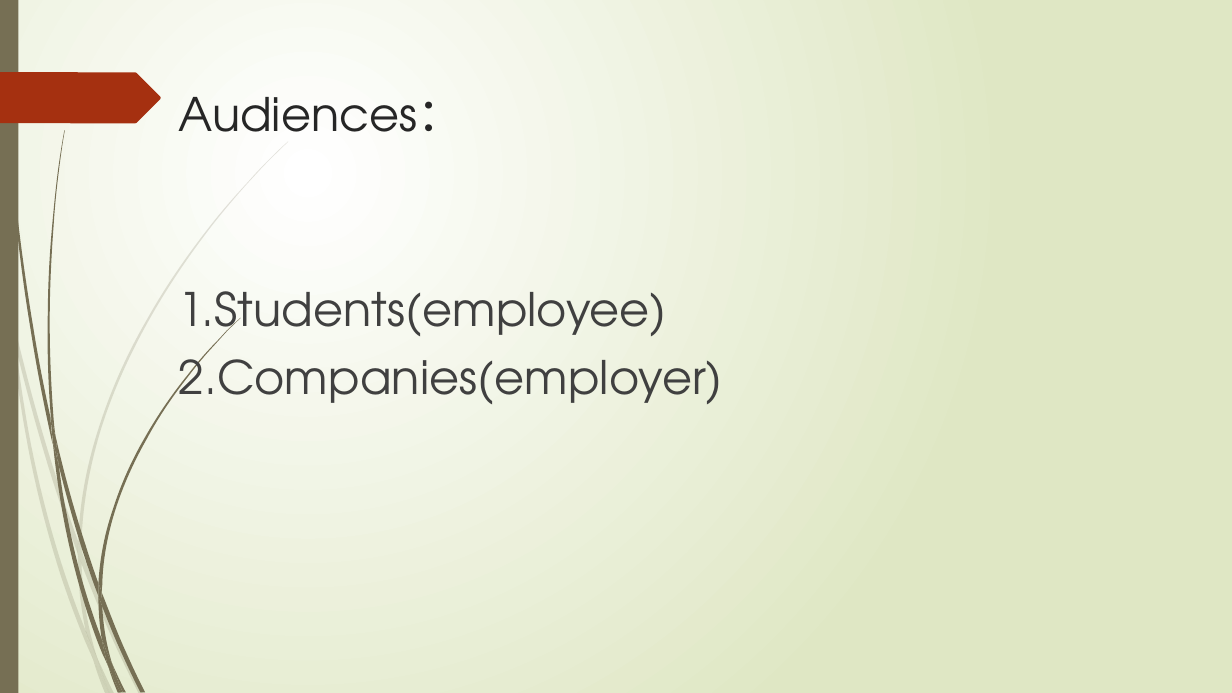
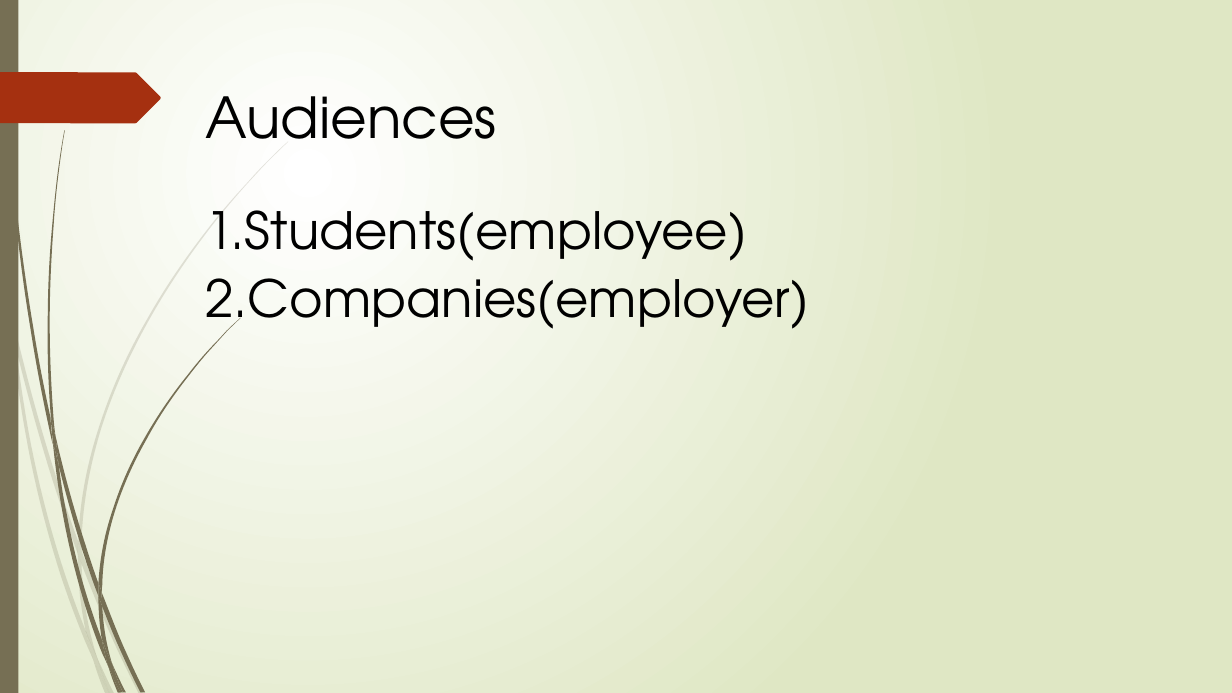
Before and after one commit to MobileApps-BJTU/OnlyYou, a slide deck: slide 3 of SearchYou-ppt.pptx. Drawn at 1232x693 pixels with LibreOffice and Linux fonts; fonts in the diff are those of the drawing. Boxes give left, top, right and bottom in pixels: in the first picture for what was removed or moved away, otherwise in the second. Text is boxed around its words. In the diff, an @@ line names an element or a change of style, - is before the commit and + after.

```diff
--- a/SearchYou-ppt.pptx
+++ b/SearchYou-ppt.pptx
@@ text "Audiences" at [205,96,496,139]: vertical alignment top to middle @@
@@ text at [205,96,496,139]: text changed; size 36 to 44 pt; text colour #262626 to #000000 @@
-Audiences：
+Audiences
@@ text "1.Students(employee)": place and size @@
-text "1.Students(employee)" at [179,291,723,404]
+text "1.Students(employee)" at [205,210,809,341]
@@ text "1.Students(employee)" at [205,210,809,341]: size 36 to 40 pt, text colour #404040 to #000000; line spacing 1 to 0.9 @@
```
Also in this commit, not shown: 1 other slide changed, 3 slides added, 1 slide removed, 1 other file.
